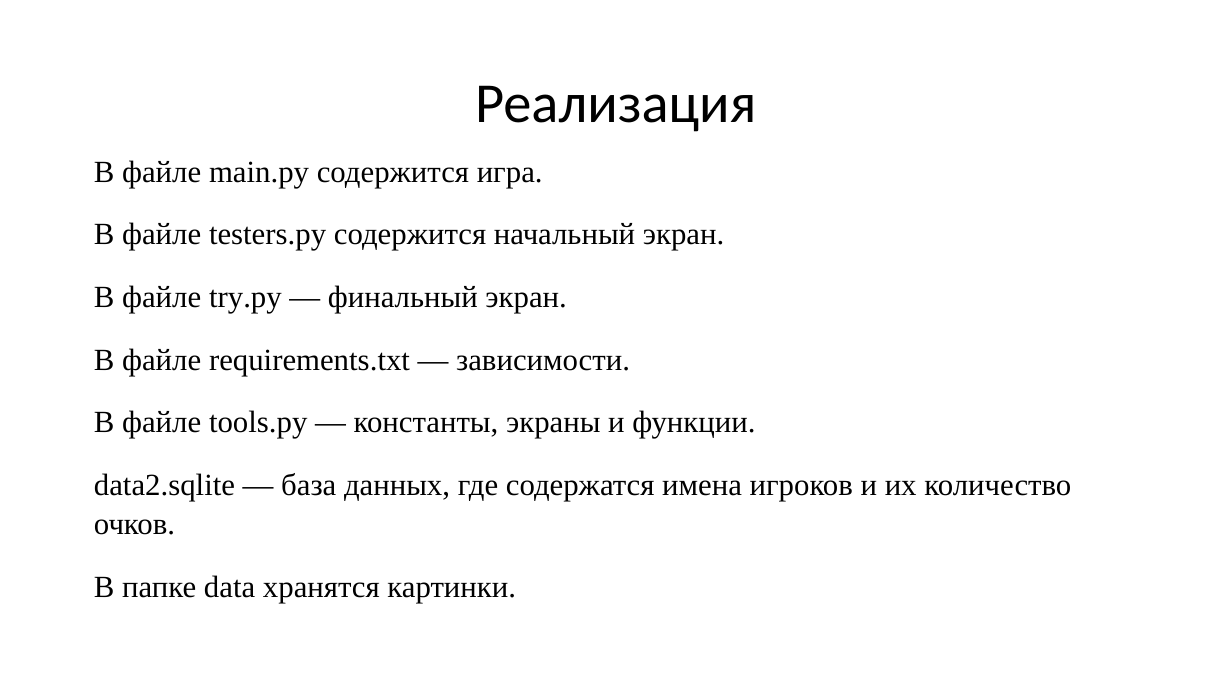
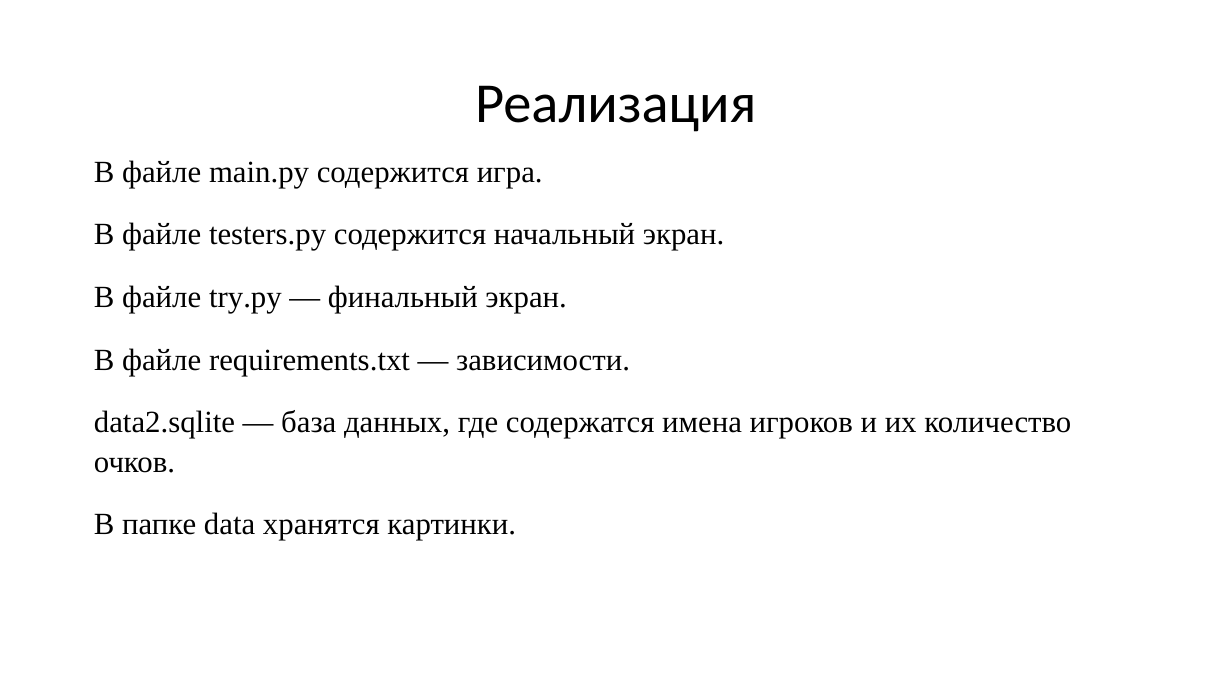
Before and after one commit to LeonKorolev2304/Cube, a slide deck: slide 6 of Презентация.pptx. Drawn at 1232x693 pixels with LibreOffice and Linux fonts; fonts in the diff are those of the drawing. Boxes give left, top, right and bottom in pixels: in the first picture for what was removed or moved away, otherwise in the second. Text is boxed around its words. In the diff, an @@ line names an element or a change of style, - is before the commit and + after.

```diff
--- a/Презентация.pptx
+++ b/Презентация.pptx
@@ text at <box>94,410,755,438</box>: paragraph removed @@
-В файле tools.py — константы, экраны и функции.
```
Also in this commit, not shown: 4 other files.
